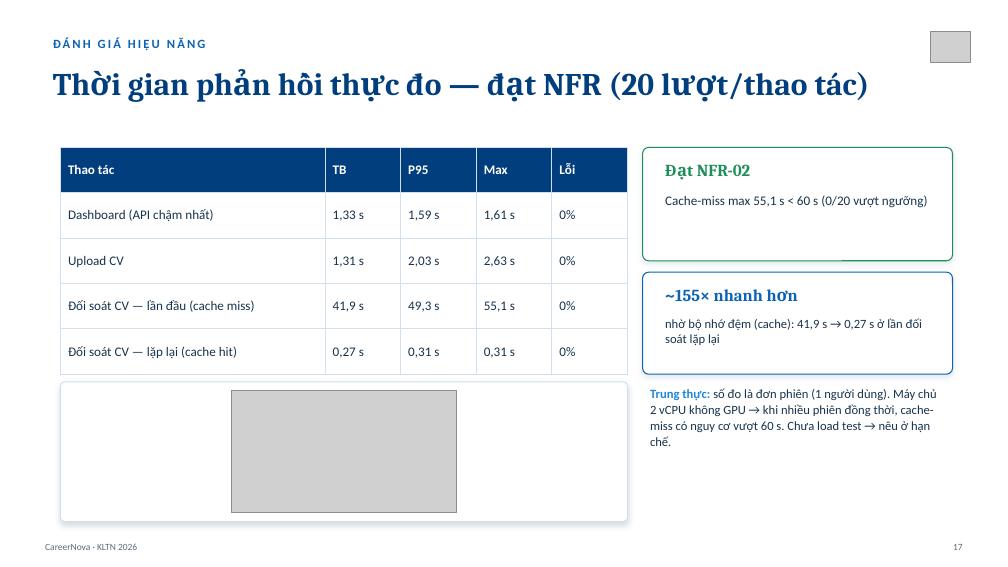
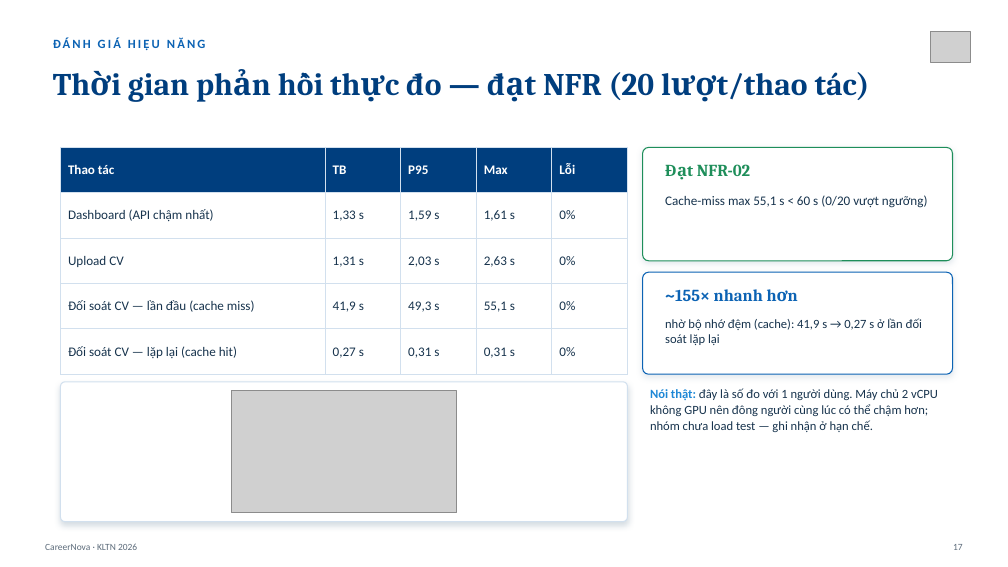
Before and after one commit to Myy1112/082026, a slide deck: slide 17 of CareerNova_Slide_BaoVe.pptx. Drawn at 1008x567 pixels with LibreOffice and Linux fonts; fonts in the diff are those of the drawing; grey boxes stand for pictures. Boxes give left, top, right and bottom in pixels: in the first picture for what was removed or moved away, otherwise in the second. Text is boxed around its words. In the diff, an @@ line names an element or a change of style, - is before the commit and + after.

```diff
--- a/CareerNova_Slide_BaoVe.pptx
+++ b/CareerNova_Slide_BaoVe.pptx
@@ text at [650,388,938,432]: text changed @@
-Trung thực: số đo là đơn phiên (1 người dùng). Máy chủ 2 vCPU không GPU → khi nhiều phiên đồng thời, cache-miss có nguy cơ vượt 60 s. Chưa load test → nêu ở hạn chế.
+Nói thật: đây là số đo với 1 người dùng. Máy chủ 2 vCPU không GPU nên đông người cùng lúc có thể chậm hơn; nhóm chưa load test — ghi nhận ở hạn chế.
```
Also in this commit, not shown: 10 other slides changed, 4 other files.
